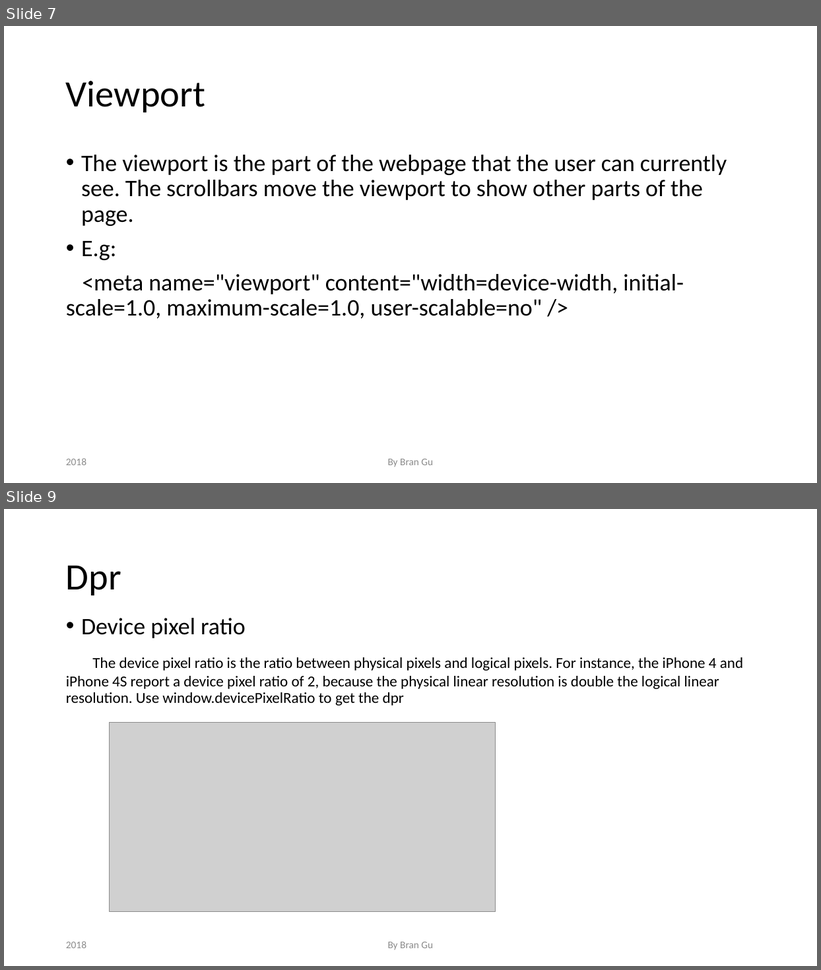
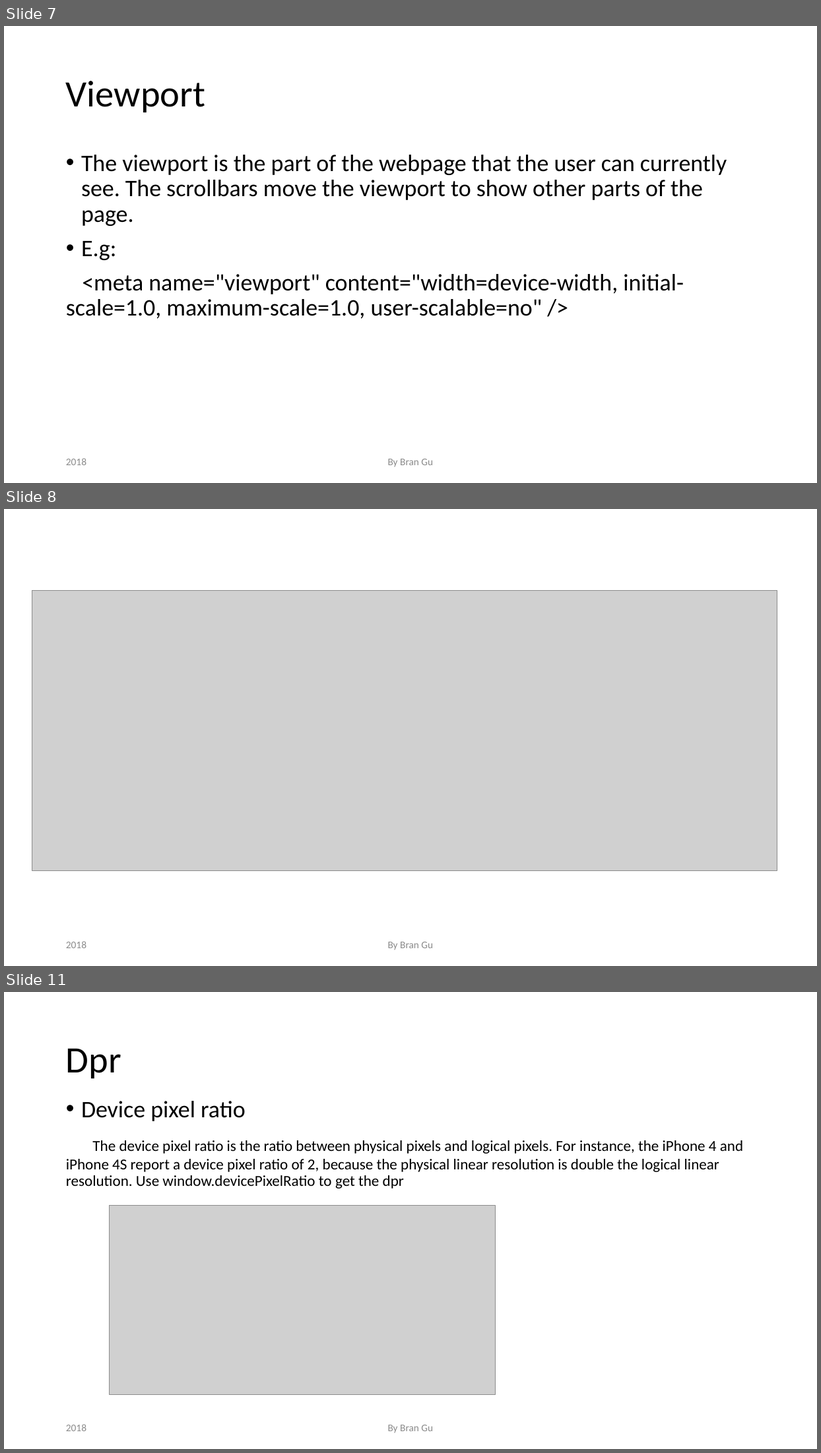
Before and after one commit to wuzinong/Html-Css, a slide deck: knowledgeSharing/TODO/Responsive Layout/Responsive Layout.pptx. Shown one above the other, each under a label of ours: slides 7 and 9 before the commit, slides 7, 8 and 11 after it; the slides between them are not shown. The pictures are 821x970 and 821x1453 pixels, drawn with LibreOffice and Linux fonts; fonts in the diff are those of the drawing; grey boxes stand for pictures. Boxes give left, top, right and bottom in pixels: in the first picture for what was removed or moved away, otherwise in the second. Text is boxed around its words. In the diff, an @@ line names an element or a change of style, - is before the commit and + after.

```diff
--- a/knowledgeSharing/TODO/Responsive Layout/Responsive Layout.pptx
+++ b/knowledgeSharing/TODO/Responsive Layout/Responsive Layout.pptx
@@ slide 8 added at (x1=4, y1=509, x2=817, y2=966), background #FFFFFF @@
@@ picture added at (x1=32, y1=590, x2=778, y2=871) @@
@@ text added at (x1=66, y1=941, x2=86, y2=949), 12 pt, text #8C8C8C @@
+2018
@@ text added at (x1=388, y1=942, x2=433, y2=951), 12 pt, text #8C8C8C @@
+By Bran Gu
@@ what was slide 9 is now slide 11 @@
```
Also in this commit, not shown: 2 slides changed, 1 other slide added.
